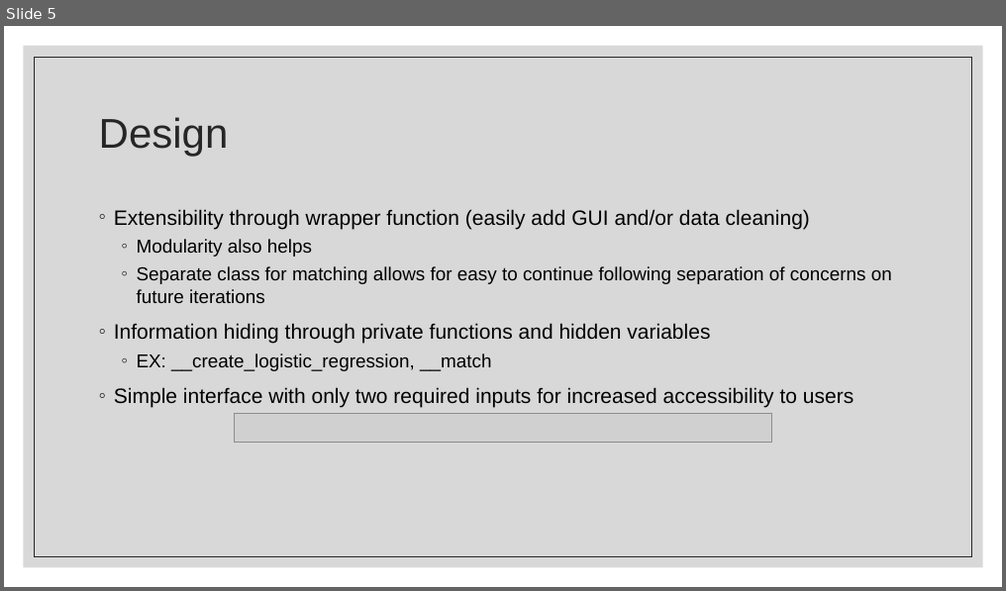
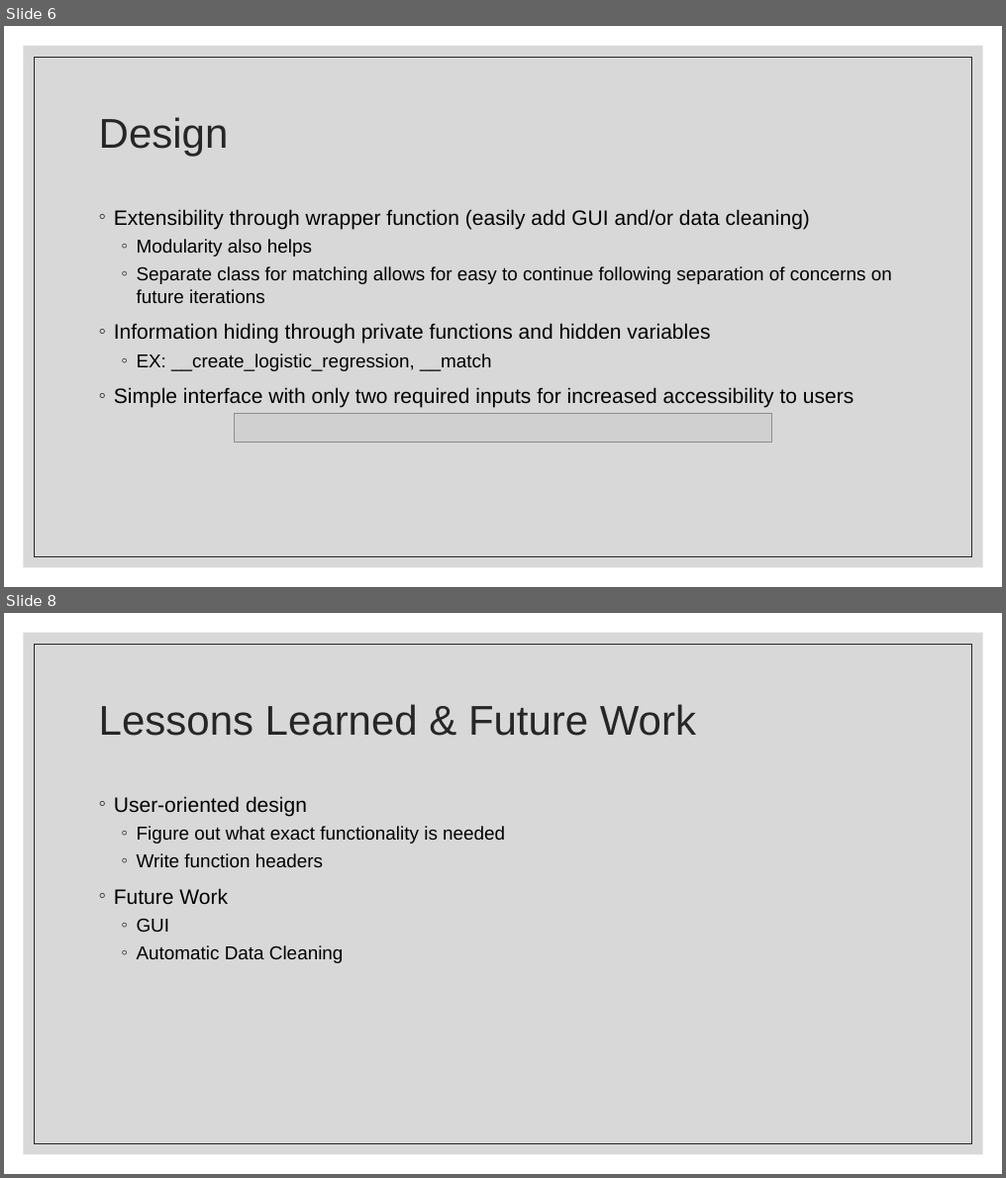
Before and after one commit to hunteryt17/DATA_511_Project, a slide deck: docs/Pypsm.pptx. Shown one above the other, each under a label of ours: slide 5 before the commit, slides 6 and 8 after it; the slides between them are not shown. The pictures are 1006x591 and 1006x1178 pixels, drawn with LibreOffice and Linux fonts; fonts in the diff are those of the drawing; grey boxes stand for pictures. Boxes give left, top, right and bottom in pixels: in the first picture for what was removed or moved away, otherwise in the second. Text is boxed around its words. In the diff, an @@ line names an element or a change of style, - is before the commit and + after.

```diff
--- a/docs/Pypsm.pptx
+++ b/docs/Pypsm.pptx
@@ slide 8 added at <box>4,613,1002,1174</box>, background #FFFFFF; not listed: 2 template elements that a slide beside it also shows @@
@@ title added at <box>99,704,696,736</box>, 40 pt, text #262626 @@
+Lessons Learned & Future Work
@@ text added at <box>114,796,505,963</box>, 18 pt, text #000000 @@
+◦ User-oriented design
+  ◦ Figure out what exact functionality is needed
+  ◦ Write function headers
+◦ Future Work
+  ◦ GUI
+  ◦ Automatic Data Cleaning
@@ what was slide 5 is now slide 6 @@
```
Also in this commit, not shown: 1 slide changed, 2 other slides added, 7 other files.
